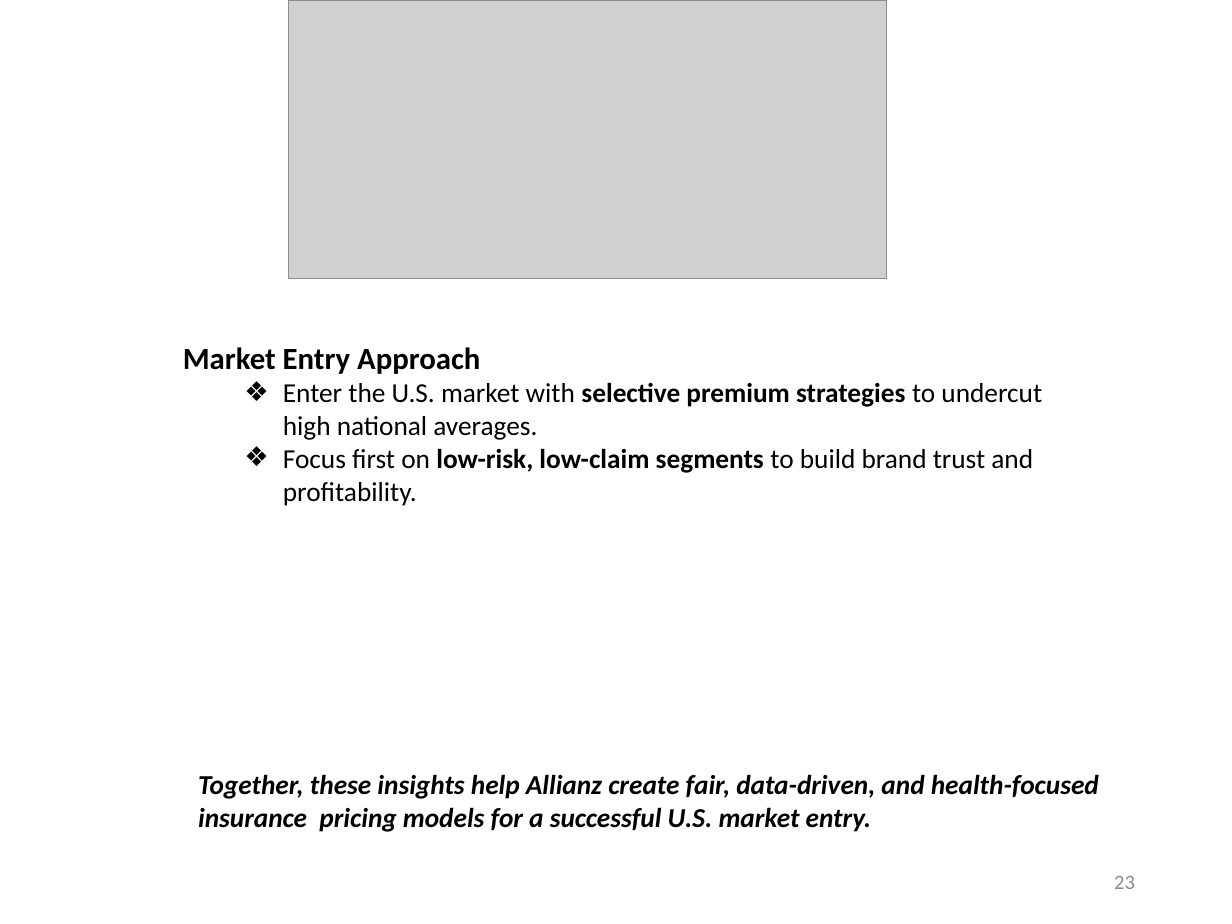
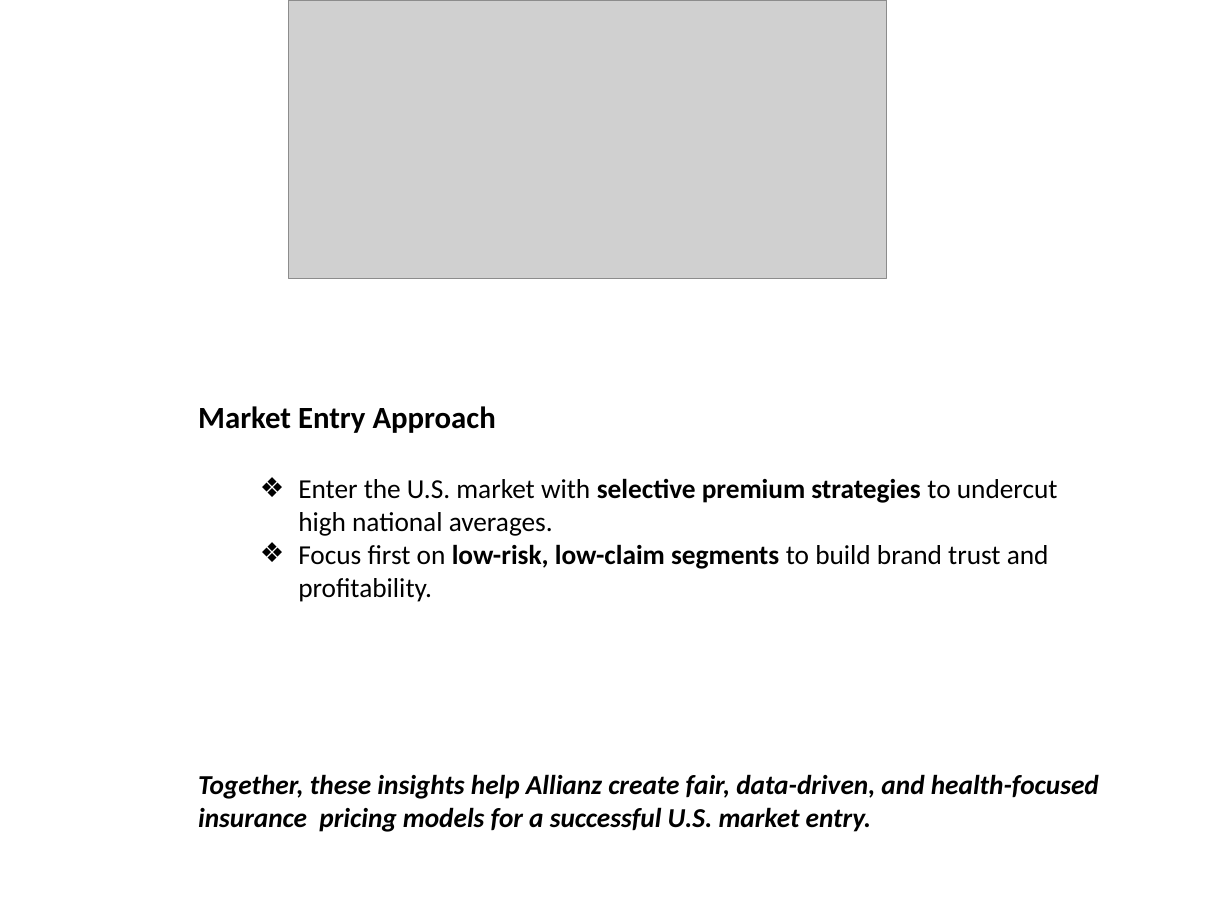
Before and after one commit to Sruthi-t-das/Med_Insurance_Finalproject, a slide deck: slide 24 of Allianz_US_Insurance_Strategy_PPTX.pptx (slide 23 before the commit). Drawn at 1232x924 pixels with LibreOffice and Linux fonts; fonts in the diff are those of the drawing; grey boxes stand for pictures. Boxes give left, top, right and bottom in pixels: in the first picture for what was removed or moved away, otherwise in the second. Text is boxed around its words. In the diff, an @@ line names an element or a change of style, - is before the commit and + after.

```diff
--- a/Allianz_US_Insurance_Strategy_PPTX.pptx
+++ b/Allianz_US_Insurance_Strategy_PPTX.pptx
@@ text "Market Entry Approach" rewrapped from (183,347,1042,506) to (198,406,1058,602) @@
@@ page number removed at (1114,876,1135,889) @@
-23
```
Also in this commit, not shown: 23 other slides changed, 1 slide added, 5 other files.
